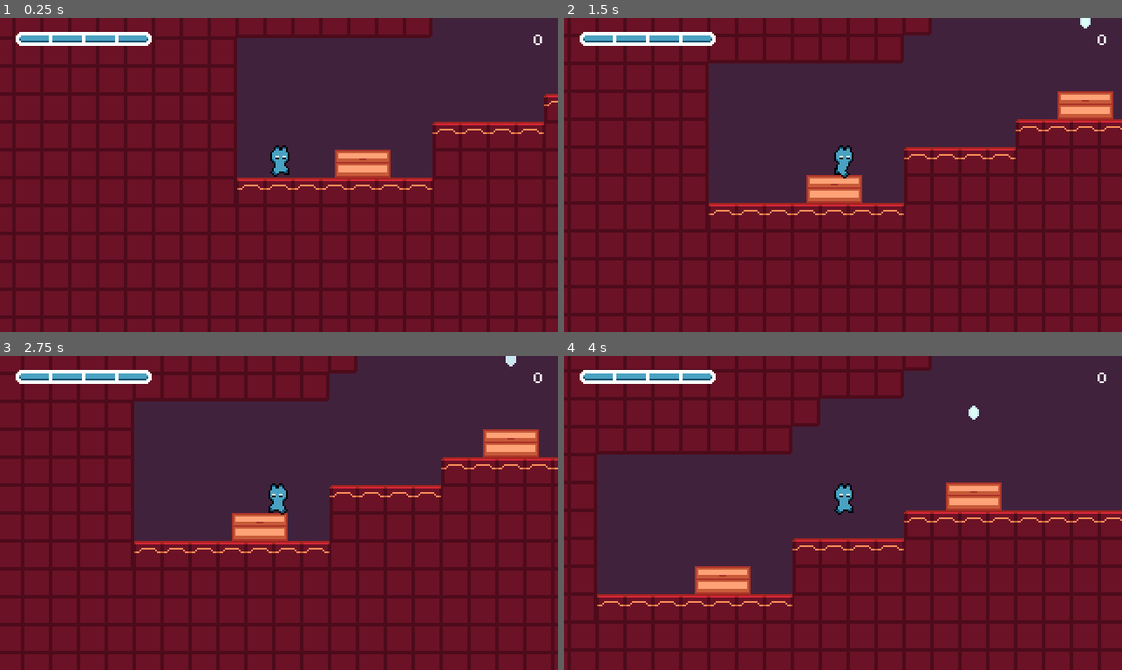
Above: before the commit, frames 1-4 (two rows, left to right).
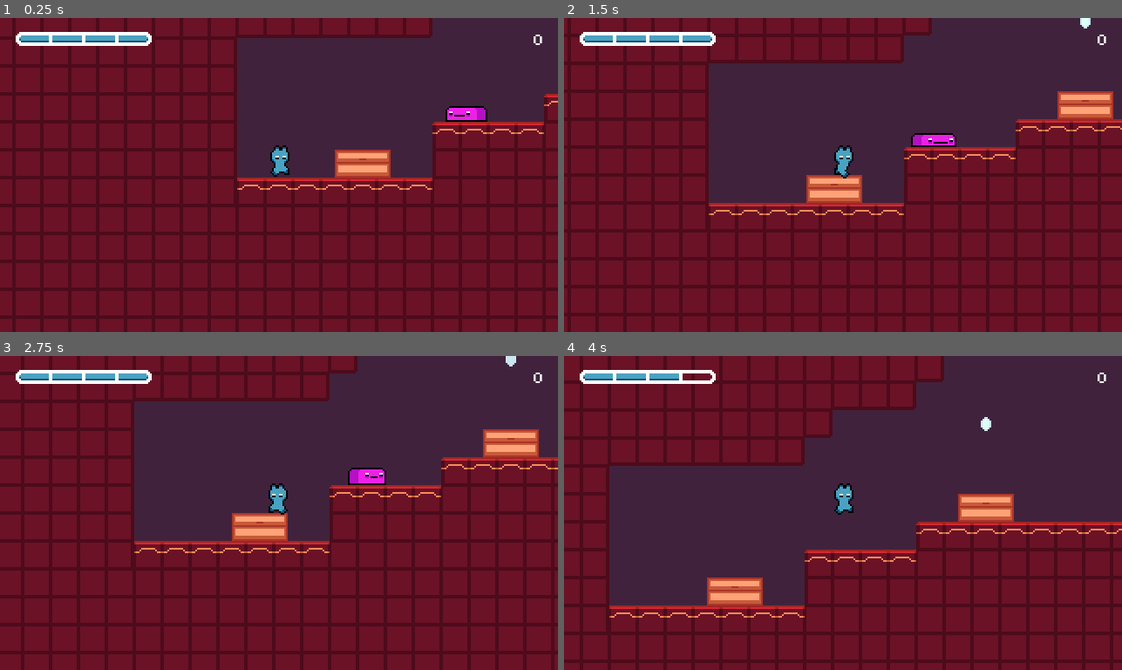
Above: after the commit, the same moments.

Repository: Middle-Grade-STEM/intro-to-game-design
Game: Godot game, scene res://Game.tscn
The game is run twice, just before and just after one commit, with the same random seed, the same clock (stepped at 60 frames per second) and the same inputs.
Inputs:
- Up to frame 1 (0.25 s): no input
- Up to frame 2 (1.5 s): hold Right (ui_right) from 0.53 s (still down); tap Up (ui_up) at 0.77 s
- Up to frame 3 (2.75 s): tap Up (ui_up) at 1.52 s; release Right (ui_right) at 2.03 s; hold Left (ui_left) from 2.03 s (still down)
- Up to frame 4 (4 s): release Left (ui_left) at 2.78 s; hold Right (ui_right) from 2.78 s (still down); tap Up (ui_up) at 3.02, 3.77 s

The runs differ from the first frame. In frame 1, 0.4% of the frame differs, in the area x 79-88%, y 28-34%; in frame 2, 0.4%; in frame 3, 0.4%; in frame 4, 32%, in the area x 0-100%, y 0-100%.

Commit message:
Finishing up game

Diff:
--- a/Godot/Enemy.gd
+++ b/Godot/Enemy.gd
@@ -1,16 +1,37 @@
 extends KinematicBody2D
 
+export var ACCELERATION = 50
+export var FRICTION = .25
+export var GRAVITY = 2000
 
-# Declare member variables here. Examples:
-# var a = 2
-# var b = "text"
+onready var stats = $EnemyHealthUI/Stats
+onready var enemyHealthUI = $EnemyHealthUI
+onready var sprite = $AnimatedSprite
+onready var floorHit = $FloorHit
+onready var wallHit = $WallHit
+onready var hitBox = $HitBox
+
+var motion = Vector2.ZERO
+var direction = -1
+
+func _physics_process(delta):
+	motion.y += GRAVITY * delta
+	motion.x = ACCELERATION * direction
+	if direction == -1:
+		sprite.flip_h = false
+	else:
+		sprite.flip_h = true
+	motion = move_and_slide(motion, Vector2.UP)
+	if wallHit.is_colliding() or floorHit.is_colliding() == false:
+		direction = direction * -1
+		floorHit.position.x *= -1
+		wallHit.cast_to.x *= -1
+		hitBox.position.x *= -1
 
 
-# Called when the node enters the scene tree for the first time.
-func _ready():
-	pass # Replace with function body.
+func _on_HurtBox_area_entered(area):
+	stats.health -= area.damage
 
 
-# Called every frame. 'delta' is the elapsed time since the previous frame.
-#func _process(delta):
-#	pass
+func _on_Stats_no_health():
+	queue_free()
--- a/Godot/Enemy.tscn
+++ b/Godot/Enemy.tscn
@@ -1,15 +1,102 @@
-[gd_scene load_steps=3 format=2]
+[gd_scene load_steps=17 format=2]
 
 [ext_resource path="res://Enemy.gd" type="Script" id=1]
+[ext_resource path="res://Assets/Enemy.png" type="Texture" id=2]
+[ext_resource path="res://HitBox.tscn" type="PackedScene" id=3]
+[ext_resource path="res://HurtBox.tscn" type="PackedScene" id=4]
+[ext_resource path="res://Assets/EnemyHealthUI/EnemyHealthUIEmpty.png" type="Texture" id=5]
+[ext_resource path="res://Assets/EnemyHealthUI/EnemyHealthUIOver.png" type="Texture" id=6]
+[ext_resource path="res://Assets/EnemyHealthUI/EnemyHealthUIFill.png" type="Texture" id=7]
+[ext_resource path="res://Stats.tscn" type="PackedScene" id=8]
+[ext_resource path="res://EnemyHealthUI.gd" type="Script" id=9]
 
-[sub_resource type="RectangleShape2D" id=1]
-extents = Vector2( 8, 8 )
+[sub_resource type="AtlasTexture" id=1]
+atlas = ExtResource( 2 )
+region = Rect2( 0, 0, 32, 26 )
+
+[sub_resource type="AtlasTexture" id=2]
+atlas = ExtResource( 2 )
+region = Rect2( 32, 0, 32, 26 )
+
+[sub_resource type="AtlasTexture" id=3]
+atlas = ExtResource( 2 )
+region = Rect2( 64, 0, 32, 26 )
+
+[sub_resource type="SpriteFrames" id=4]
+animations = [ {
+"frames": [ SubResource( 1 ), SubResource( 2 ), SubResource( 3 ) ],
+"loop": true,
+"name": "default",
+"speed": 8.0
+} ]
+
+[sub_resource type="RectangleShape2D" id=5]
+extents = Vector2( 11, 4 )
+
+[sub_resource type="CapsuleShape2D" id=8]
+radius = 4.0
+height = 18.0
+
+[sub_resource type="RectangleShape2D" id=7]
+extents = Vector2( 10, 5 )
 
 [node name="Enemy" type="KinematicBody2D"]
+collision_layer = 4
+collision_mask = 3
 script = ExtResource( 1 )
 
 [node name="AnimatedSprite" type="AnimatedSprite" parent="."]
+position = Vector2( 0, -6 )
+frames = SubResource( 4 )
+playing = true
 
 [node name="CollisionShape2D" type="CollisionShape2D" parent="."]
-position = Vector2( 0, -8 )
-shape = SubResource( 1 )
+position = Vector2( 0, -4 )
+shape = SubResource( 5 )
+
+[node name="HitBox" parent="." instance=ExtResource( 3 )]
+collision_mask = 8
+
+[node name="CollisionShape2D" parent="HitBox" index="0"]
+position = Vector2( 0, -4 )
+rotation = 1.5708
+shape = SubResource( 8 )
+
+[node name="HurtBox" parent="." instance=ExtResource( 4 )]
+collision_layer = 16
+
+[node name="CollisionShape2D" parent="HurtBox" index="1"]
+position = Vector2( 0, -5 )
+shape = SubResource( 7 )
+
+[node name="EnemyHealthUI" type="TextureProgress" parent="."]
+visible = false
+margin_left = -18.0
+margin_top = -20.0
+margin_right = 18.0
+margin_bottom = -16.0
+texture_under = ExtResource( 5 )
+texture_over = ExtResource( 6 )
+texture_progress = ExtResource( 7 )
+script = ExtResource( 9 )
+__meta__ = {
+"_edit_use_anchors_": false
+}
+
+[node name="Stats" parent="EnemyHealthUI" instance=ExtResource( 8 )]
+
+[node name="FloorHit" type="RayCast2D" parent="."]
+position = Vector2( -17, 0 )
+enabled = true
+cast_to = Vector2( 0, 10 )
+
+[node name="WallHit" type="RayCast2D" parent="."]
+position = Vector2( 0, -4 )
+enabled = true
+cast_to = Vector2( -20, 0 )
+[connection signal="area_entered" from="HurtBox" to="." method="_on_HurtBox_area_entered"]
+[connection signal="no_health" from="EnemyHealthUI/Stats" to="." method="_on_Stats_no_health"]
+
+[editable path="HitBox"]
+
+[editable path="HurtBox"]
--- /dev/null
+++ b/Godot/EnemyHealthUI.gd
@@ -0,0 +1,23 @@
+extends Control
+
+onready var stats = $Stats
+
+var hearts = 2 setget set_hearts
+var max_hearts = 2 setget set_max_hearts
+
+func set_hearts(value):
+	hearts = clamp(value, 0, max_hearts)
+	self.value = hearts
+
+func set_max_hearts(value):
+	max_hearts = max(value, 1)
+	self.hearts = min(hearts, max_hearts)
+	self.max_value = max_hearts
+
+func _ready():
+	self.max_hearts = stats.max_health
+	self.hearts = stats.health
+	var health_change = stats.connect("health_changed", self, "set_hearts")
+	var max_health_change = stats.connect("max_health_changed", self, "set_max_hearts")
+	if health_change != OK or max_health_change != OK:
+		print("Health change did a lil oopsie")
--- a/Godot/Game.tscn
+++ b/Godot/Game.tscn
@@ -7,6 +7,7 @@
 [ext_resource path="res://UI.tscn" type="PackedScene" id=5]
 [ext_resource path="res://Coin.tscn" type="PackedScene" id=6]
 [ext_resource path="res://Chest.tscn" type="PackedScene" id=7]
+[ext_resource path="res://Enemy.tscn" type="PackedScene" id=8]
 
 [node name="Game" type="Node2D"]
 
@@ -30,6 +31,12 @@
 [node name="Chest2" parent="Environment" instance=ExtResource( 7 )]
 position = Vector2( 56, 128 )
 
+[node name="Enemy" parent="." instance=ExtResource( 8 )]
+position = Vector2( 128, 96 )
+
+[node name="Enemy2" parent="." instance=ExtResource( 8 )]
+position = Vector2( 360, 128 )
+
 [node name="Coins" type="Node2D" parent="."]
 
 [node name="Coin" parent="Coins" instance=ExtResource( 6 )]
--- a/Godot/Player.gd
+++ b/Godot/Player.gd
@@ -41,3 +41,8 @@
 
 func _on_HurtBox_area_entered(area):
 	PlayerStats.health -= area.damage
+
+
+
+func _on_HitBox_area_entered(area):
+	motion.y = -JUMP_FORCE
--- a/Godot/Player.tscn
+++ b/Godot/Player.tscn
@@ -59,11 +59,11 @@
 "values": [ 1, 2, 3, 4, 5, 0 ]
 }
 
-[sub_resource type="RectangleShape2D" id=6]
+[sub_resource type="RectangleShape2D" id=5]
 extents = Vector2( 5, 2 )
 
-[sub_resource type="RectangleShape2D" id=5]
-extents = Vector2( 5, 9 )
+[sub_resource type="RectangleShape2D" id=6]
+extents = Vector2( 5, 8 )
 
 [node name="Player" type="KinematicBody2D"]
 collision_layer = 2
@@ -88,14 +88,15 @@
 collision_mask = 16
 
 [node name="CollisionShape2D" parent="HitBox" index="0"]
-shape = SubResource( 6 )
+shape = SubResource( 5 )
 
 [node name="HurtBox" parent="." instance=ExtResource( 4 )]
 collision_layer = 8
 
 [node name="CollisionShape2D" parent="HurtBox" index="1"]
 position = Vector2( 0, -8 )
-shape = SubResource( 5 )
+shape = SubResource( 6 )
+[connection signal="area_entered" from="HitBox" to="." method="_on_HitBox_area_entered"]
 [connection signal="area_entered" from="HurtBox" to="." method="_on_HurtBox_area_entered"]
 
 [editable path="HitBox"]
Binary file added: Godot/Assets/Enemy.png
Not shown, added: Godot/Assets/Enemy.png.import
Binary file added: Godot/Assets/EnemyHealthUI/EnemyHealthUIEmpty.png
Not shown, added: Godot/Assets/EnemyHealthUI/EnemyHealthUIEmpty.png.import
Binary file added: Godot/Assets/EnemyHealthUI/EnemyHealthUIFill.png
Not shown, added: Godot/Assets/EnemyHealthUI/EnemyHealthUIFill.png.import
Binary file added: Godot/Assets/EnemyHealthUI/EnemyHealthUIOver.png
Not shown, added: Godot/Assets/EnemyHealthUI/EnemyHealthUIOver.png.import
Not shown: 1 places in Godot/Game.tscn that only renumber resources
Not shown, added: Assets/.Player.kra-autosave.kra
Not shown, added: Assets/Enemy.kra
Not shown, added: Assets/Enemy.kra~
(and 6 more such lines)
